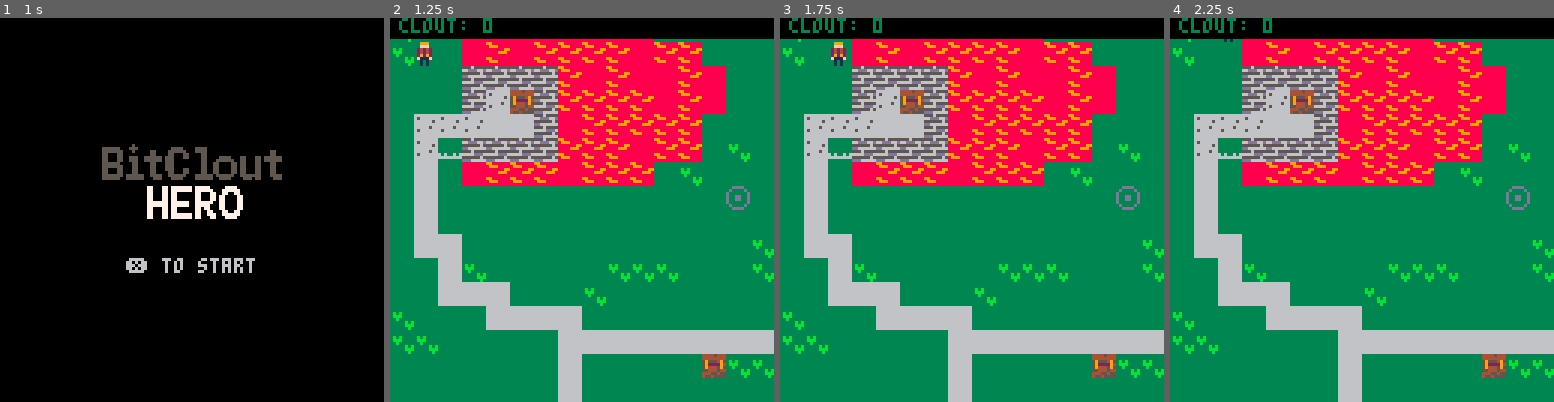
Above: before the commit, frames 1-4 (left to right).
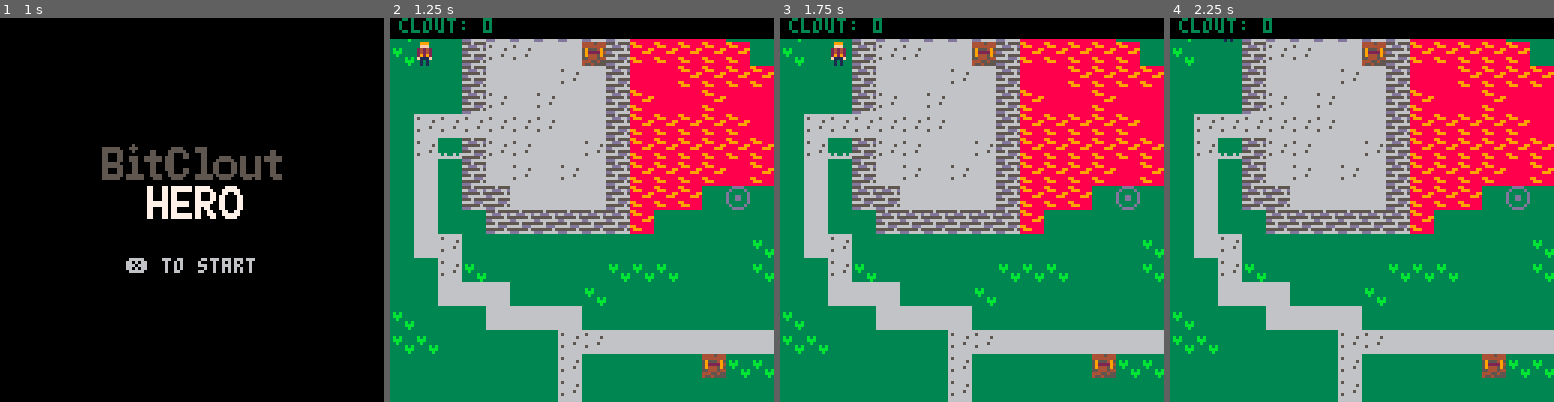
Above: after the commit, the same moments.

Repository: thoughtlesslabs/bitclouthero
Game: PICO-8 cartridge bitclout.p8
Two runs of this game, one before a commit and one after it. Both use one fixed random seed, a clock stepped at 60 frames per second and the inputs below.
Inputs:
- Up to frame 1 (1 s): tap X (X key) at 0.33 s
- Up to frame 2 (1.25 s): tap X (X key) at 1.07 s
- Up to frame 3 (1.75 s): hold Right from 1.6 s (still down)
- Up to frame 4 (2.25 s): tap X (X key) at 1.85 s; release Right at 2.1 s; hold Up from 2.15 s (still down)

Frame 1 is identical in both runs. In frame 2, 27% of the frame differs, in the area x 13-100%, y 5-99%; in frame 3, 27%; in frame 4, 27%.

Commit message:
Updating map

Diff:
--- a/bitclout.p8
+++ b/bitclout.p8
@@ -337,7 +337,11 @@
 00000000000000000000000000000000000000000000000000000000000000000000000000000000000000000000000000000000000000000000000000000000
 00000000000000000000000000000000000000000000000000000000000000000000000000000000000000000000000000000000000000000000000000000000
 00000000000000000000000000000000000000000000000000000000000000000000000000000000000000000000000000000000000000000000000000000000
-00000000000000000000000000000000000000006300000000000000000000000000000000000000000000000000000000000000000000000000000000000000
+00000000000000000000000000000000000000006300000000000000000000000000000022222232220000000000000000000000000000000000000000000000
+00000000000000000000000000000000000000000000000000000000000000000000000000000000000000000000000000000000000000000000000000000000
+00000000000000000000000000000000000000000000000000000000000000000000000022222222220000000000000000000000000000000000000000000000
+00000000000000000000000000000000000000000000000000000000000000000000000000000000000000000000000000000000000000000000000000000000
+00000000000000000000000000000000000000000000000000000000000000000000000022223222220000000000000000000000000000000000000000000000
 
 
 
@@ -469,41 +473,41 @@
 
 
 __map__
-0302022222222223232322020202020206020202020202020202020202020202020202020202020202020202020202020202020202020202020202020202020202020000000000000000000000000000000000000000000000000000000000000000000000000000000000000000000000000000000000000000000000000000
-0302022322232222222223222202020202020202020202020202020202020602020202020202020202020202020202020202020202020202020202020202020202020000000000000000000000000000000000000000000000000000000000000000000000000000000000000000000000000000000000000000000000000000
-0202021212121222232223232223020202020202020202020302020202020202020202020202020202020202020202020202020202020202020202020202020202020000000000000000000000000000000000000000000000000000000000000000000000000000000000000000000000000000000000000000000000000000
-0202021214061222222222232223020203020226020302020202020202020202022602020202020203030303030202020202020202020202020202020202020202020000000000000000000000000000000000000000000000000000000000000000000000000000000000000000000000000000000000000000000000000000
-0214141413131223222222222202020202020202020303030303030202020202020202020202020203030303030303030302020202020202020202020202020202020000000000000000000000000000000000000000000000000000000000000000000000000000000000000000000000000000000000000000000000000000
-0214261212121222222223222202030202030303030203030302030202020202020202020202020202030303030303030303020202260202020602020202020202020000000000000000000000000000000000000000000000000000000000000000000000000000000000000000000000000000000000000000000000000000
-0213022322222223222222020302020202030202030303030303030202020202020202131313131313131313131313130202020202020202020202020202020202020000000000000000000000000000000000000000000000000000000000000000000000000000000000000000000000000000000000000000000000000000
-0213020202020202020202020202160202020202030203030303030302020202020202130202020202020202020202131313020202020202020202020202131313020000000000000000000000000000000000000000000000000000000000000000000000000000000000000000000000000000000000000000000000000000
-0213020202020202020202020202020202020202020303020203030202020202020213020202020202020202020202020213131313131313131313131313130202020000000000000000000000000000000000000000000000000000000000000000000000000000000000000000000000000000000000000000000000000000
-0213130202020202020202020202020302020203020202030302020202020202131302020202020202020202020202020202021302020202020202020202020202020000000000000000000000000000000000000000000000000000000000000000000000000000000000000000000000000000000000000000000000000000
-0202130302020202020303030202020302020203030202020202020202020202130202020202020202030206020202020202021302020202020202020202020202020000000000000000000000000000000000000000000000000000000000000000000000000000000000000000000000000000000000000000000000000000
-0202131313020202030202020202020202020202020303020202260202020213130202020202020202030202020202020202131302020202020202020202020202020000000000000000000000000000000000000000000000000000000000000000000000000000000000000000000000000000000000000000000000000000
-0302020213131313020202020202020202020202020202020202020202021313020202020202020202030302020202020202130202020202020202020202020202020000000000000000000000000000000000000000000000000000000000000000000000000000000000000000000000000000000000000000000000000000
-0303020202020213131313131313131313131313131313131313131313131302020302020202030303020303020202020202130202020202020303020302020202020200000000000000000000000000000000000000000000000000000000000000000000000000000000000000000000000000000000000000000000000000
-0202020202020213020202020206030303020202021302020202020202020202020303020203030303020202030202020213130203030302020303030302020202020200000000000000000000000000000000000000000000000000000000000000000000000000000000000000000000000000000000000000000000000000
-0202020202020213020202020202020202020202021313020202020202020202020203030302030303030303030202020213020202020302020303030202020202020200000000000000000000000000000000000000000000000000000000000000000000000000000000000000000000000000000000000000000000000000
-0202020226020213020202020202020202020202020213020202260202020202020202020202020303030202020202021313020202020302030203030202020202020200000000000000000000000000000000000000000000000000000000000000000000000000000000000000000000000000000000000000000000000000
-0202020202020213131313020202020202020202020213020202020202020202020202020202020202030302020202131302020202020303030303030202020202020200000000000000000000000000000000000000000000000000000000000000000000000000000000000000000000000000000000000000000000000000
-0202030303030213020213130202020202020202020213130202020202020202020202020202020202020202021313130202020202020203030203030302020202020200000000000000000000000000000000000000000000000000000000000000000000000000000000000000000000000000000000000000000000000000
-0203030303030313130202130202020202020202020202130202020202020202020202020202020226020202131302020202020202020202030202030303020202020200000000000000000000000000000000000000000000000000000000000000000000000000000000000000000000000000000000000000000000000000
-0202020303030303130202130202020202020303030202131302020202020202020202020202020202020202130202020202020202020202030203030202020202020000000000000000000000000000000000000000000000000000000000000000000000000000000000000000000000000000000000000000000000000000
-0202020203030303131313130202020203030202020202021302020202020202020202020202020202020213130202020202020202020202030303020202020202020000000000000000000000000000000000000000000000000000000000000000000000000000000000000000000000000000000000000000000000000000
-0202020202020303020202020202030303030303030203031302030303030303030303020202020202020213020202020202020202260202020202020202020202020000000000000000000000000000000000000000000000000000000000000000000000000000000000000000000000000000000000000000000000000000
-0202020206020203020202020203030303030303020303021303030202060203020202030302020202021313020202020202020202020202020202020202020202020000000000000000000000000000000000000000000000000000000000000000000000000000000000000000000000000000000000000000000000000000
-0202020202020202020202020302020302030303030202021303030202020203030302020202020202021302020206020202020202021313131313131313020202020000000000000000000000000000000000000000000000000000000000000000000000000000000000000000000000000000000000000000000000000000
-0202020202020202020202020303030303030302020202021313030303030303030303020202020202021302020202020202020202131332323232323232131313020000000000000000000000000000000000000000000000000000000000000000000000000000000000000000000000000000000000000000000000000000
-0202020202020202020202020202020303030302020202020213030303030303030303020202020202131302020202020202020202133232323232323232323232131313000000000000000000000000000000000000000000000000000000000000000000000000000000000000000000000000000000000000000000000000
-0202020202020202022602020202020202020202363636363613030303020303030303020202020202131302020202020202020202133232323232323232323232320000000000000000000000000000000000000000000000000000000000000000000000000000000000000000000000000000000000000000000000000000
-0202020202020202020202020202020202020202373737373613131302030303030302020202020202021302020202020202020213133232060202020202323232320000000000000000000000000000000000000000000000000000000000000000000000000000000000000000000000000000000000000000000000000000
-0202020202020202020202020202020202020202373636363636361313131313131313020202020202021302020213131313131313323232323202260202323232320000000000000000000000000000000000000000000000000000000000000000000000000000000000000000000000000000000000000000000000000000
-0202020202020202020202020202020202020202363637363736370202020202020213131313131313131313131313323232323232323332333232323432323232320000000000000000000000000000000000000000000000000000000000000000000000000000000000000000000000000000000000000000000000000000
-0202020202020202020202020202020202020202363636363636360202020202020202020202020202020202023233343434343434343434343434343432323232320000000000000000000000000000000000000000000000000000000000000000000000000000000000000000000000000000000000000000000000000000
-…(6 lines of a section not shown)…
+0302021212121212121222222222020206020202020202020202020202020202020202020202020202020202020202020202020202020202020202020202020202020000000000000000000000000000000000000000000000000000000000000000000000000000000000000000000000000000000000000000000000000000
+0302021214141313061222222222220202020202020202020202020202020602020202020202020202020202020202020202020202020202020202020202020202020000000000000000000000000000000000000000000000000000000000000000000000000000000000000000000000000000000000000000000000000000
+0202021213131314131223232222222222020202020202020322232202020202020202020202020202020202020202020202020202020202020202020202020202020000000000000000000000000000000000000000000000000000000000000000000000000000000000000000000000000000000000000000000000000000
+0202021214131413131222232322232322222226020322222222222222020202022602020202020203030303030202020202020202020202020202020202020202020000000000000000000000000000000000000000000000000000000000000000000000000000000000000000000000000000000000000000000000000000
+0214141414141413131222222222222322232223232223222322232322220202020202020202020203030303030303030302020202020202020202020202020202020000000000000000000000000000000000000000000000000000000000000000000000000000000000000000000000000000000000000000000000000000
+0214261214141313141222222222222223222323222223222222222322220202020202020202020202030303030303030303020202260202020602020202020202020000000000000000000000000000000000000000000000000000000000000000000000000000000000000000000000000000000000000000000000000000
+0213021213141314131222222222232222222223232223232222222322232322020202021414131313131313131414140202020202020202020202020202020202020000000000000000000000000000000000000000000000000000000000000000000000000000000000000000000000000000000000000000000000000000
+0213021212131313131222222202160222222222222222232222232222222322020202020202020213020202020202131313020202020202020202020202131313020000000000000000000000000000000000000000000000000000000000000000000000000000000000000000000000000000000000000000000000000000
+0213020212121212121222020202020222222322222222222222222222222222220202020202020214020202020202020214131414141414131313131313130202020000000000000000000000000000000000000000000000000000000000000000000000000000000000000000000000000000000000000000000000000000
+0213140202020202020202020202020302020203222223222223222222232222232202020202020214020202020202020202021302020202020202020202020202020000000000000000000000000000000000000000000000000000000000000000000000000000000000000000000000000000000000000000000000000000
+0202140302020202020303030202020302020203030202222222232222222222232222220202020213030206020202020202021302020202020202020202020202020000000000000000000000000000000000000000000000000000000000000000000000000000000000000000000000000000000000000000000000000000
+0202131313020202030202020202020202020202020303020202260202222222222222222202020213030202020202020202141402020202020202020202020202020000000000000000000000000000000000000000000000000000000000000000000000000000000000000000000000000000000000000000000000000000
+0302020213131313020202020202020202020202020202020202020202222223222222222222020213030302020202020202140202020202020202020202020202020000000000000000000000000000000000000000000000000000000000000000000000000000000000000000000000000000000000000000000000000000
+0303020202020214141313131313131313141413131313131314131313131313141413131313131314020303020202020202140202020202020303020302020202020200000000000000000000000000000000000000000000000000000000000000000000000000000000000000000000000000000000000000000000000000
+0202020202020214020202020206030303020202021402020202020202020222222222222222220303020202030202020213130203030302020303030302020202020200000000000000000000000000000000000000000000000000000000000000000000000000000000000000000000000000000000000000000000000000
+0202020202020214020202020202020202020202021413020202020202020222222223222323220303030303030202020213020202020302020303030202020202020200000000000000000000000000000000000000000000000000000000000000000000000000000000000000000000000000000000000000000000000000
+0202020226020213020202020202020202020202020213020202260202020202222322232322220303030202020202021313020202020302030203030202020202020200000000000000000000000000000000000000000000000000000000000000000000000000000000000000000000000000000000000000000000000000
+0202020202020213131313020202020202020202020213020202020202020202222222222322220202030302020202131402020202020303030303030202020202020200000000000000000000000000000000000000000000000000000000000000000000000000000000000000000000000000000000000000000000000000
+0202030303030213020213130202020202020202020214140202020202020202022222222222220202020202021414130202020202020203030203030302020202020200000000000000000000000000000000000000000000000000000000000000000000000000000000000000000000000000000000000000000000000000
+0203030303030313130202130202020202020202020202130202020202020202022222232223232226020202131402020202020202020202030202030303020202020200000000000000000000000000000000000000000000000000000000000000000000000000000000000000000000000000000000000000000000000000
+0202020303030303130202130202020202020303030202131302020202020202020222222222232202020202130202020202020202020202030203030202020202020000000000000000000000000000000000000000000000000000000000000000000000000000000000000000000000000000000000000000000000000000
+0202020203030303131313130202020203030202020202021402020202020202020222222222222202020213130202020202020202020202030303020202020202020000000000000000000000000000000000000000000000000000000000000000000000000000000000000000000000000000000000000000000000000000
+0202020202020303020202020202030303030303030203031402030303030303030303222223222202020213020202020202020202260202020202020202020202020000000000000000000000000000000000000000000000000000000000000000000000000000000000000000000000000000000000000000000000000000
+0202020206020203020202020203030303030303020303021403030202060203020202222222222202021313020202020202020202020202020202020202020202020000000000000000000000000000000000000000000000000000000000000000000000000000000000000000000000000000000000000000000000000000
+0202020202020202020202020302020302030303030202021403030202020203030302222322232322021302020206020202020202021413131313131314140202020000000000000000000000000000000000000000000000000000000000000000000000000000000000000000000000000000000000000000000000000000
+0202020202020202020202020303030303030302020202021313030303030303030303222222222322021402020202020202020202141432323232323232141313141300000000000000000000000000000000000000000000000000000000000000000000000000000000000000000000000000000000000000000000000000
+0202020202020202020202020202020303030302020202020213030303030303030303232223232222021302020202020202020202133232323232323232323232141413000000000000000000000000000000000000000000000000000000000000000000000000000000000000000000000000000000000000000000000000
+0202020202020202022602020202020202020202363636363614030303020303030303222222232222021302020202020202020202133232323232323232323232320000000000000000000000000000000000000000000000000000000000000000000000000000000000000000000000000000000000000000000000000000
+0202020202020202020202020202020202020202373737373614141302030303030302222222222202021302020202020202020213143232060202020202323232320000000000000000000000000000000000000000000000000000000000000000000000000000000000000000000000000000000000000000000000000000
+0202020202020202020202020202020202020202373636363636361414131313131314222223222202021402020213131313131314323232323202260202323232320000000000000000000000000000000000000000000000000000000000000000000000000000000000000000000000000000000000000000000000000000
+0202020202020202020202020202020202020202363637363736370202020202020213141313131313141414141313323232323232323332323232323432323232320000000000000000000000000000000000000000000000000000000000000000000000000000000000000000000000000000000000000000000000000000
+0202020202020202020202020202020202020202363636363636360202020202020202022322232322020202023233343434343434343434343434343432323232320000000000000000000000000000000000000000000000000000000000000000000000000000000000000000000000000000000000000000000000000000
+…(6 lines of a section not shown)…
